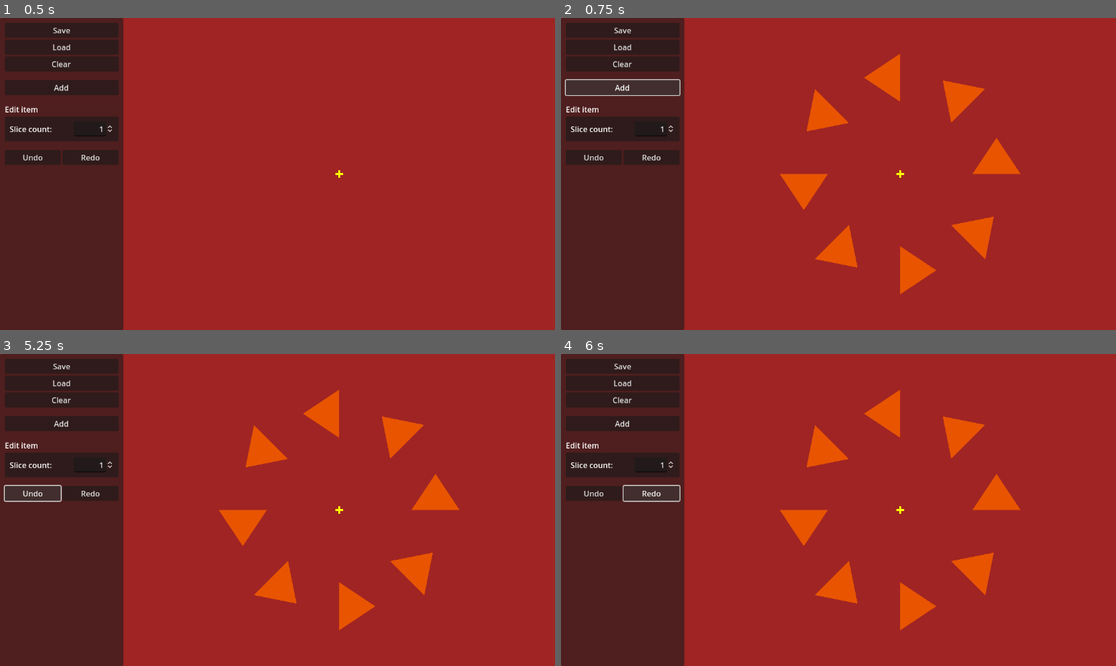
Above: before the commit, frames 1-4 (two rows, left to right).
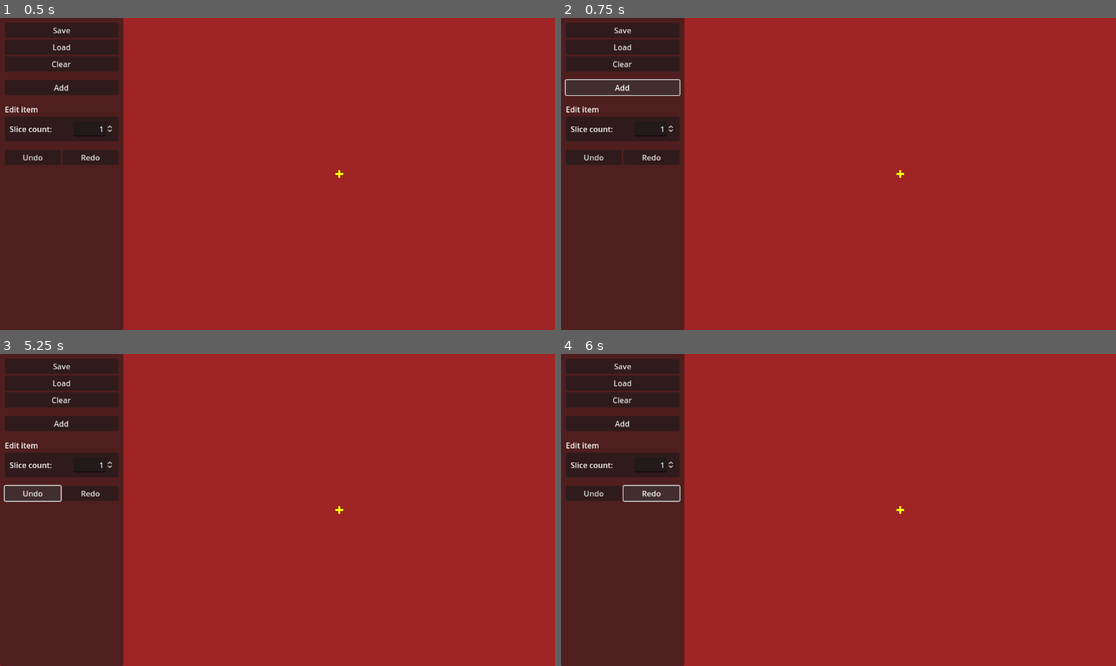
Above: after the commit, the same moments.

Repository: zoeesilcock/symmetar
Game: Godot game, scene res://Main.tscn
The game is run twice, just before and just after one commit, with the same random seed, the same clock (stepped at 60 frames per second) and the same inputs.
Inputs:
- Up to frame 1 (0.5 s): no input
- Up to frame 2 (0.75 s): click "Add" at 0.5 s
- Up to frame 3 (5.25 s): click "Clear" at 1.25 s; click "Undo" at 2 s; click "Redo" at 2.75 s; click "Clear" at 3.5 s; click "Add" at 4.25 s; click "Undo" at 5 s
- Up to frame 4 (6 s): click "Redo" at 5.75 s

Frame 1 is identical in both runs. In frame 2, 4.1% of the frame differs, in the area x 39-83%, y 11-89%; in frame 3, 4.1%; in frame 4, 4.1%.
Error after the commit: Invalid assignment of property or key 'index' with value of type 'int' on a base object of type 'Resource (DocumentState)'. (res://Document/Document.gd:36)

Commit message:
Move initial state out of add_new_element

Diff:
--- a/Document/Document.gd
+++ b/Document/Document.gd
@@ -25,20 +25,15 @@
 func get_element_state(index : int) -> ElementState:
 	return state.elements[index]
 
-func add_new_element():
+func add_new_element(element_state : ElementState):
 	var new_element = element_scene.instantiate()
 	var element_index = len(elements)
 
 	elements_node.add_child(new_element)
 	elements.push_back(new_element)
+	state.elements.push_back(element_state)
 
-	var element_state = ElementState.new()
-	element_state.index = element_index
-	element_state.slice_count = 8
-	element_state.radius = 200
-	element_state.slice_position = Vector2(element_state.radius, 0)
-
-	state.elements.push_back(element_state)
+	state.index = element_index
 	new_element.init(element_state)
 
 func clear_elements():
@@ -62,3 +57,7 @@
 		elements[element_index] = loaded_element
 
 		loaded_element.init(state.elements[element_index])
+
+func _update_element_indexes():
+	for element_index in len(elements):
+		elements[element_index].index = element_index
--- a/UI/UI.gd
+++ b/UI/UI.gd
@@ -26,7 +26,11 @@
 	file_dialog.show()
 
 func _on_add_button_pressed():
-	world.document.add_new_element()
+	var element_state = ElementState.new()
+	element_state.slice_count = 8
+	element_state.radius = 200
+	element_state.slice_position = Vector2(element_state.radius, 0)
+	world.document.add_new_element(element_state)
 
 func _on_clear_button_pressed():
 	world.document.clear_elements()
